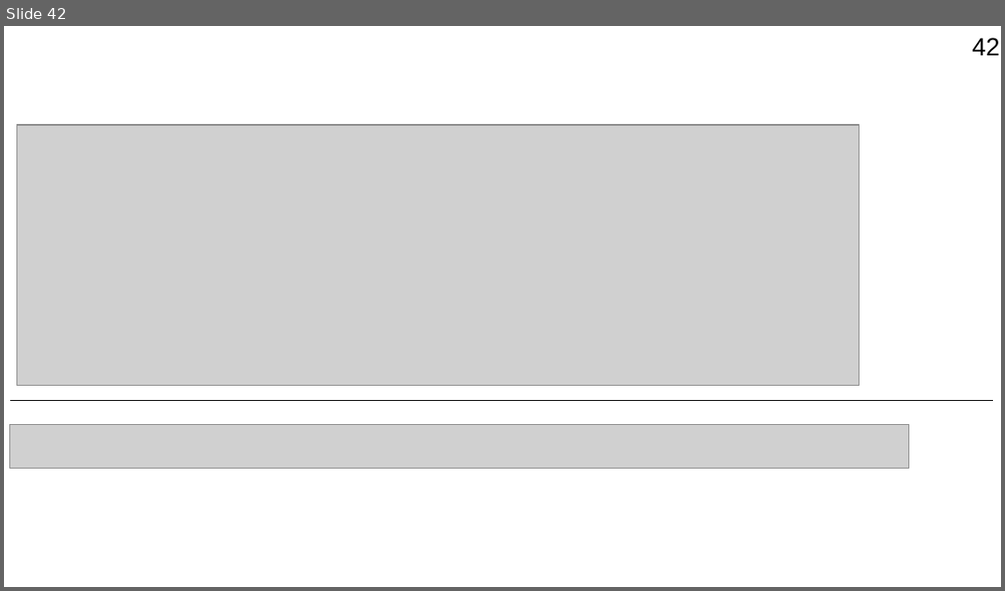
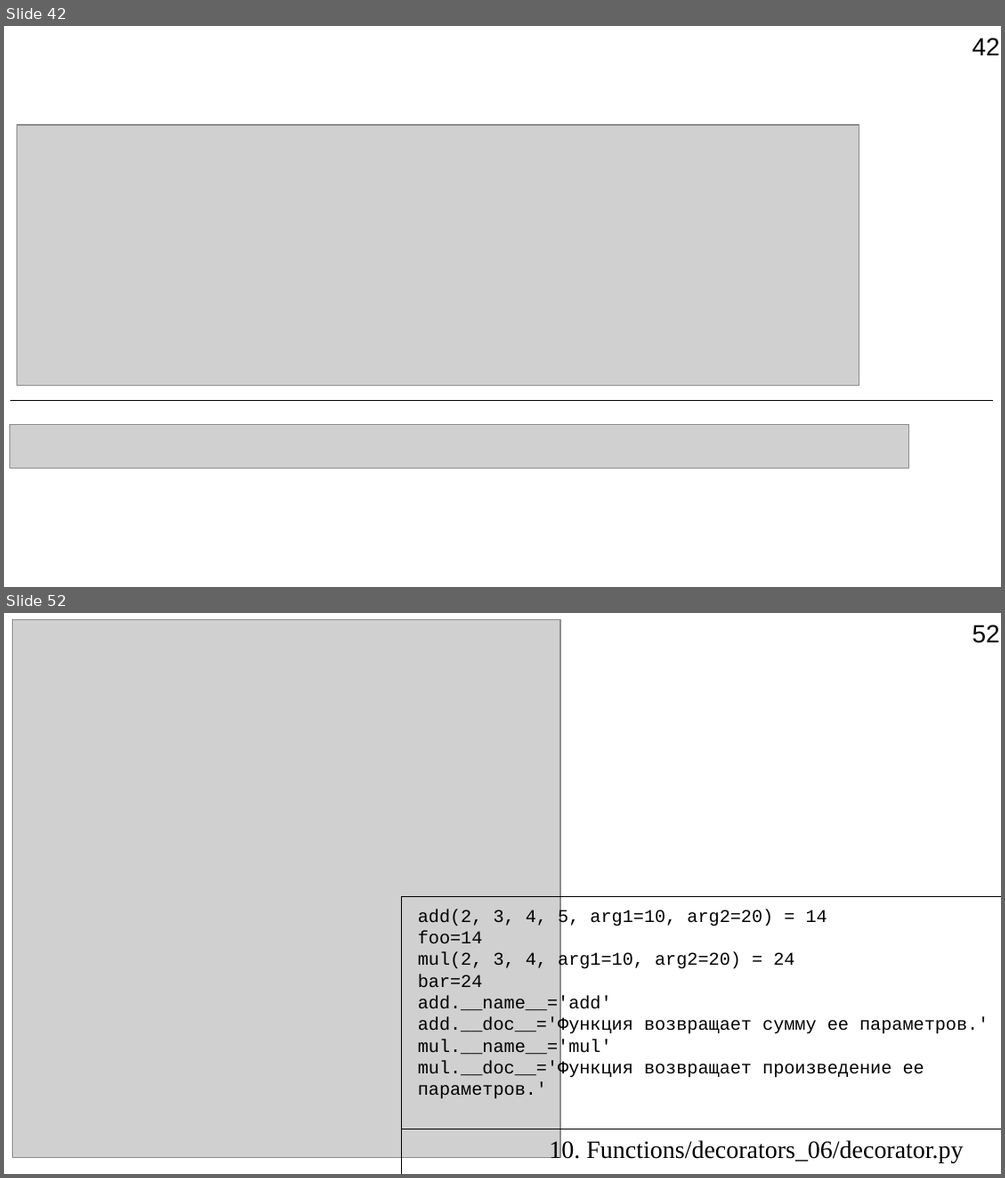
Before and after one commit to Jenyay/python-lectures, a slide deck: presentations/10. Functions.odp. Shown one above the other, each under a label of ours: slide 42 before the commit, slides 42 and 52 after it; the slides between them are not shown. The pictures are 1005x591 and 1005x1178 pixels, drawn with LibreOffice and Linux fonts; fonts in the diff are those of the drawing; grey boxes stand for pictures. Boxes give left, top, right and bottom in pixels: in the first picture for what was removed or moved away, otherwise in the second. Text is boxed around its words. In the diff, an @@ line names an element or a change of style, - is before the commit and + after.

```diff
--- a/presentations/10. Functions.odp
+++ b/presentations/10. Functions.odp
@@ slide 52 added at (4, 613, 1001, 1174), background #FFFFFF; not listed: 1 template element that a slide beside it also shows @@
@@ picture added at (13, 620, 560, 1158) @@
@@ line added from (401, 896) to (401, 1174), #000000 0 pt @@
@@ line added from (401, 896) to (1001, 896), #000000 0 pt @@
@@ text added at (418, 908, 988, 1099), 13 pt, text #000000 @@
+add(2, 3, 4, 5, arg1=10, arg2=20) = 14
+foo=14
+mul(2, 3, 4, arg1=10, arg2=20) = 24
+bar=24
+add.__name__='add'
+add.__doc__='Функция возвращает сумму ее параметров.'
+mul.__name__='mul'
+mul.__doc__='Функция возвращает произведение ее параметров.'
@@ line added from (401, 1128) to (1001, 1128), #000000 0 pt @@
@@ text added at (549, 1139, 963, 1163), 18 pt, text #000000 @@
+10. Functions/decorators_06/decorator.py
```
Also in this commit, not shown: 10 other slides added, 9 other files.
